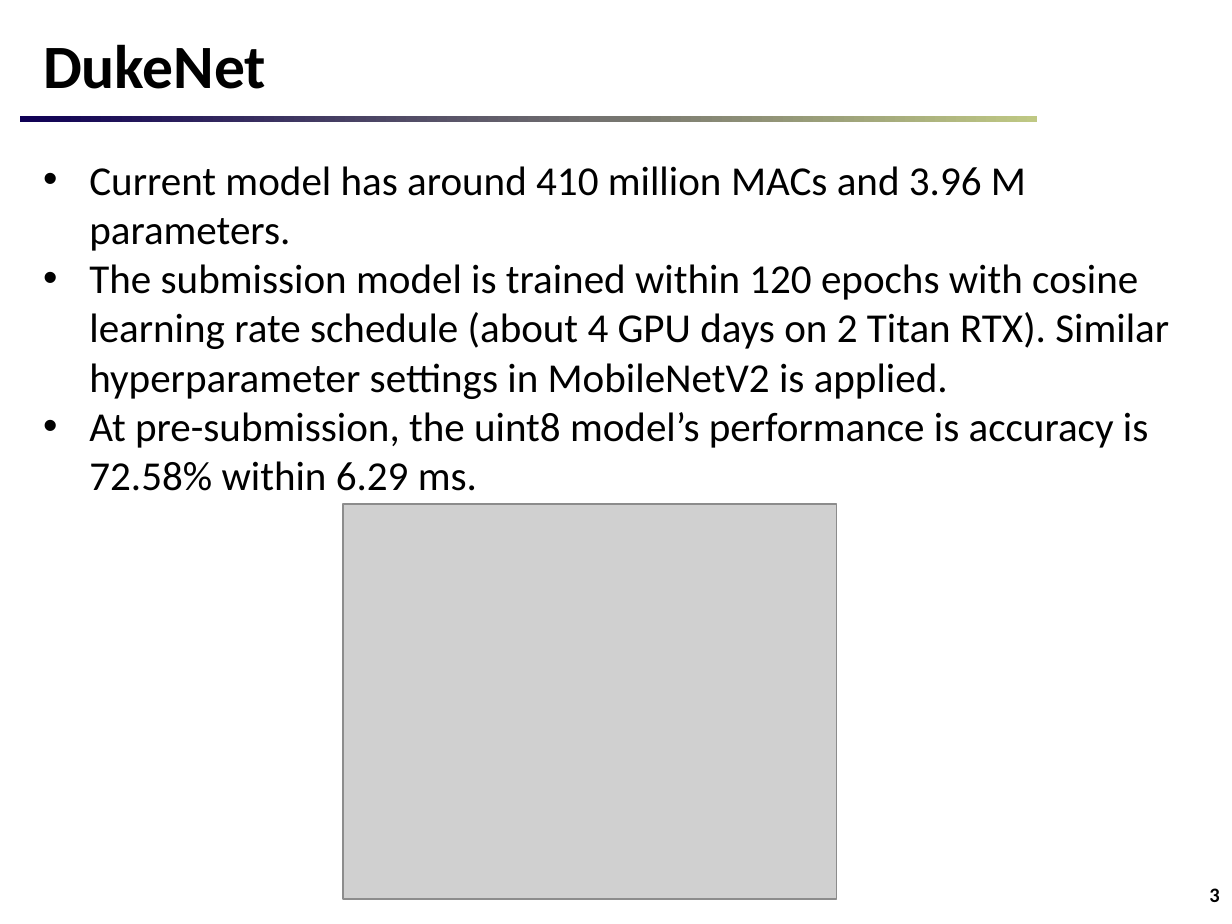
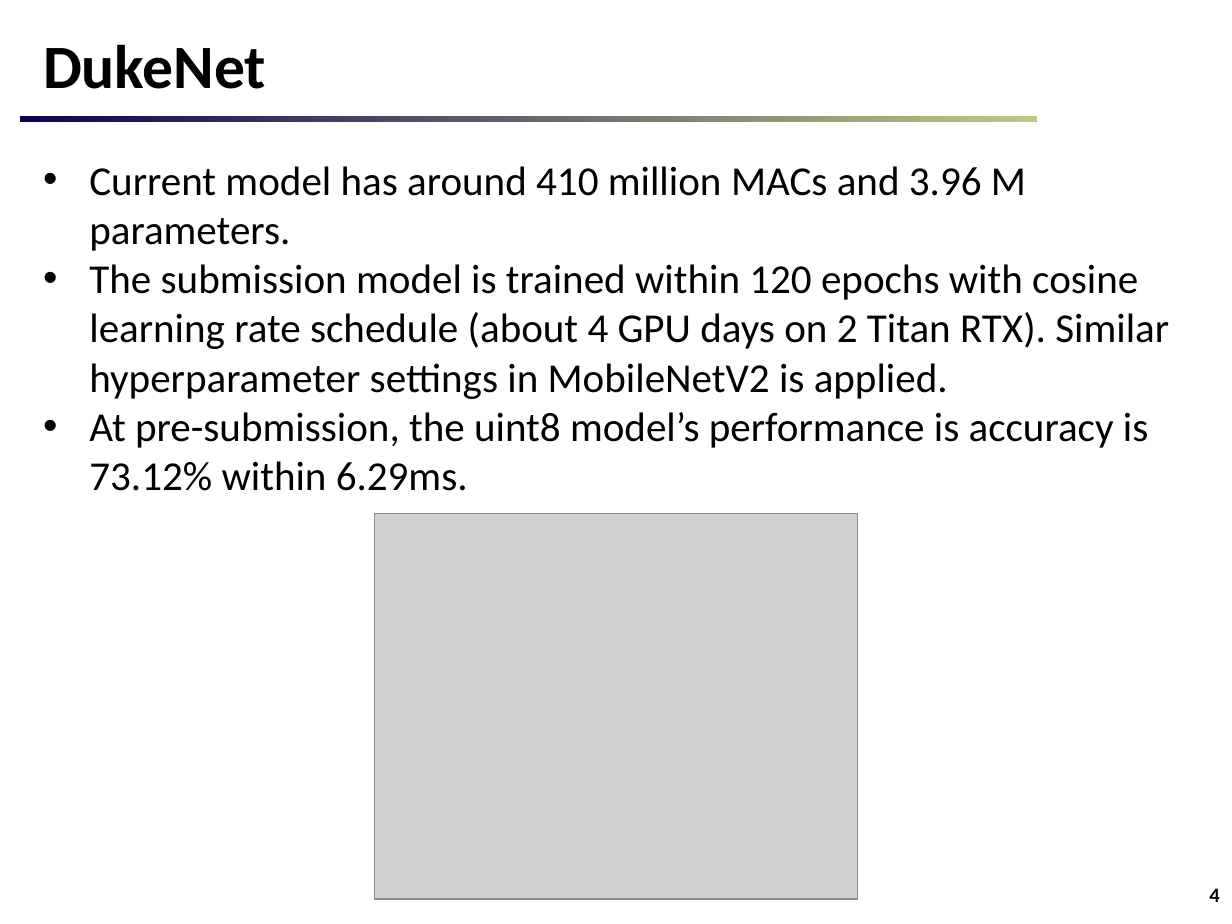
Before and after one commit to newwhitecheng/dukenet, a slide deck: slide 4 of g3doc/dukenet_presentation.pptx (slide 3 before the commit). Drawn at 1232x924 pixels with LibreOffice and Linux fonts; fonts in the diff are those of the drawing; grey boxes stand for pictures. Boxes give left, top, right and bottom in pixels: in the first picture for what was removed or moved away, otherwise in the second. Text is boxed around its words. In the diff, an @@ line names an element or a change of style, - is before the commit and + after.

Commit message:
update slides

```diff
--- a/g3doc/dukenet_presentation.pptx
+++ b/g3doc/dukenet_presentation.pptx
@@ text at (89, 412, 1148, 491): text changed @@
-• At pre-submission, the uint8 model’s performance is accuracy is 72.58% within 6.29 ms.
+• At pre-submission, the uint8 model’s performance is accuracy is 73.12% within 6.29ms.
@@ picture: place and size @@
-picture at (342, 504, 837, 899)
+picture at (375, 514, 857, 899)
@@ page number at (1209, 888, 1219, 902): text changed @@
-3
+4
```
Also in this commit, not shown: 1 other slide changed, 2 slides added, 1 slide removed.
